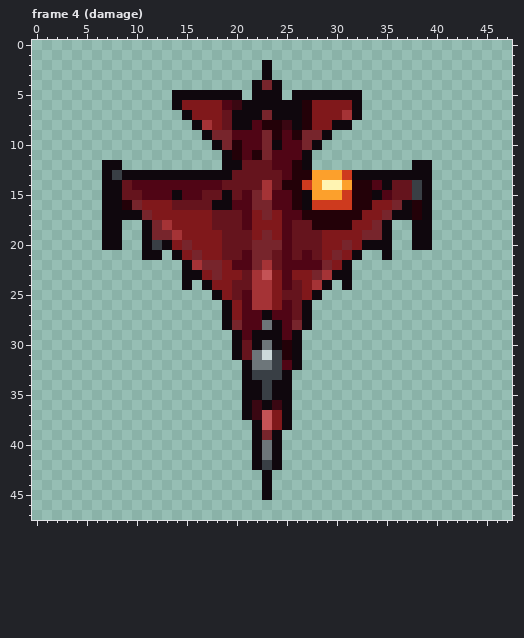
Pixel-art file, stored at games/skylance/assets/authored/fighter.aseprite. Above: the version before the commit.
48x48 pixels, 8 frames. Shown: frame 4 (damage).
And afterwards:
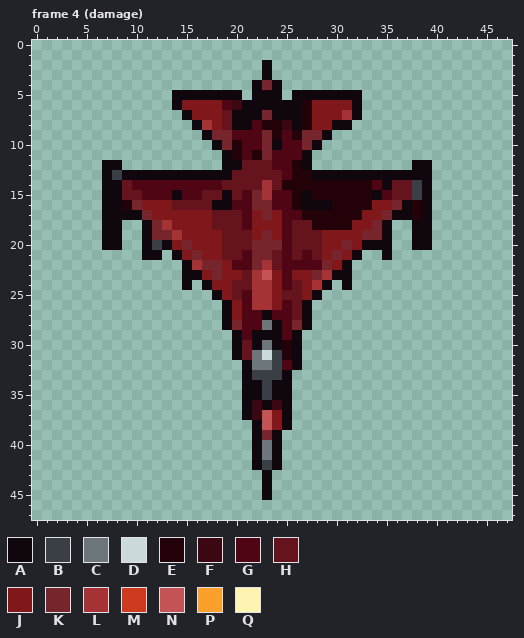
Palette (. is transparent): A #0f070d  B #393f45  C #6d767a  D #ccdadb  E #230108  F #3a0712  G #500515  H #65141d  J #80181b  K #77252c  L #a53336  M #ce3a1e  N #c45356  P #fca02c  Q #fff4b2
Change:
Changed rows in their new state; - is an unchanged pixel.
Frame 4 (damage), layer "complete_hull":
first column x 27:
13 -AAAA
14 EEEEE
15 -EEEE
16 -AAEE
Pixel boxes of the changes (left, top, right, bottom) in both pictures:
changed: (302, 170, 352, 210)
